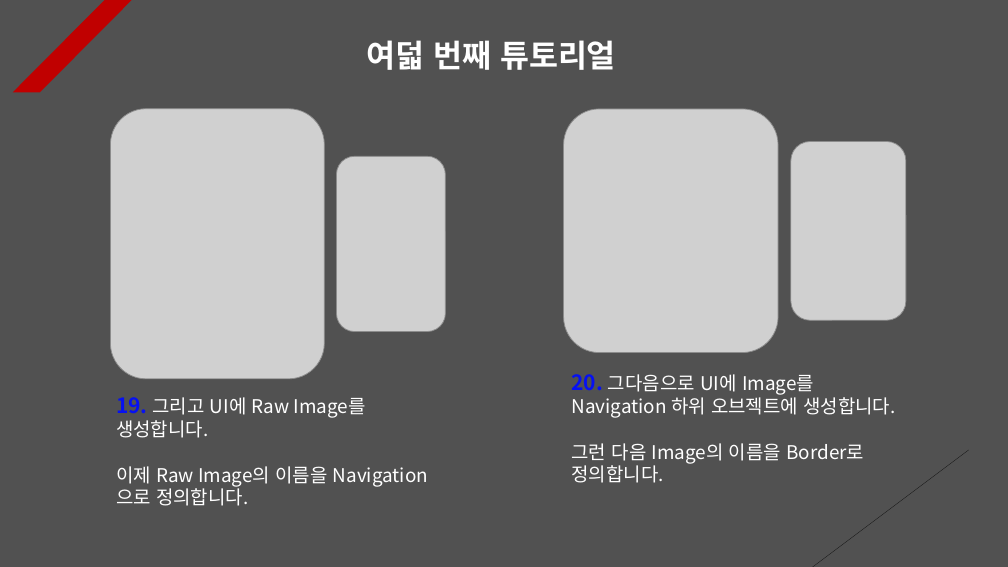
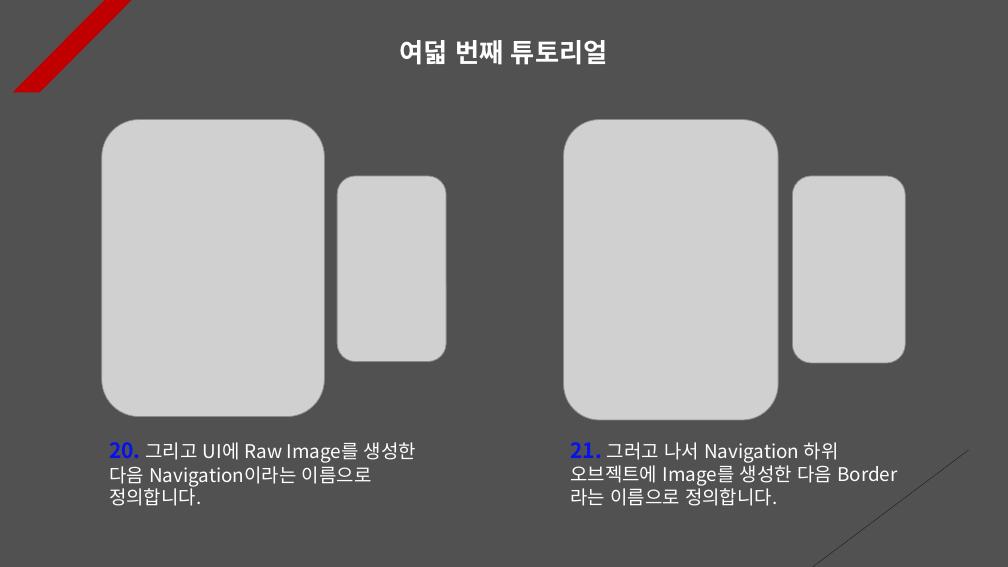
Before and after one commit to Unity2033/3D-UnityEngine, a slide deck: slide 11 of Assets/Class/Rotation/PPT Data/Rotation Example.pptx. Drawn at 1008x567 pixels with LibreOffice and Linux fonts; fonts in the diff are those of the drawing; grey boxes stand for pictures. Boxes give left, top, right and bottom in pixels: in the first picture for what was removed or moved away, otherwise in the second. Text is boxed around its words. In the diff, an @@ line names an element or a change of style, - is before the commit and + after.

```diff
--- a/Assets/Class/Rotation/PPT Data/Rotation Example.pptx
+++ b/Assets/Class/Rotation/PPT Data/Rotation Example.pptx
@@ text "여덟 번째 튜토리얼" at (x1=400, y1=40, x2=607, y2=65): size 30 to 25 pt; alignment left to centre @@
@@ picture resized from (x1=110, y1=109, x2=324, y2=379) to (x1=102, y1=119, x2=325, y2=417) @@
@@ picture resized from (x1=563, y1=109, x2=778, y2=352) to (x1=563, y1=119, x2=778, y2=420) @@
@@ picture resized from (x1=337, y1=157, x2=445, y2=332) to (x1=337, y1=176, x2=446, y2=362) @@
@@ picture resized from (x1=791, y1=141, x2=906, y2=320) to (x1=792, y1=176, x2=905, y2=363) @@
@@ text at (x1=109, y1=442, x2=416, y2=506): text changed @@
-19. 그리고 UI에 Raw Image를 생성합니다.
-이제 Raw Image의 이름을 Navigation으로 정의합니다.
+20. 그리고 UI에 Raw Image를 생성한 다음 Navigation이라는 이름으로 정의합니다.
@@ text at (x1=570, y1=442, x2=839, y2=506): text changed @@
-20. 그다음으로 UI에 Image를 Navigation 하위 오브젝트에 생성합니다.
-그런 다음 Image의 이름을 Border로 정의합니다.
+21. 그러고 나서 Navigation 하위 오브젝트에 Image를 생성한 다음 Border라는 이름으로 정의합니다.
```
Also in this commit, not shown: 9 other slides changed, 2 slides added, 33 other files.
